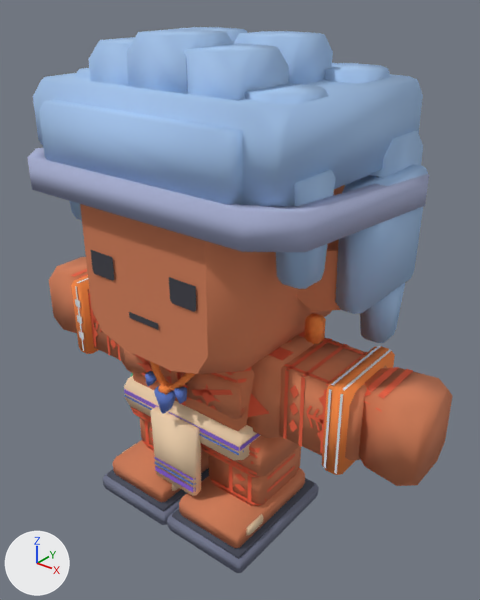
The glTF model Assets/TumbangPreso/Art/characters/persons/team-rafi.glb: old version first, new version second.
The view is the same before and after, from a 50 mm camera at (0.639, -0.737, 0.855) aimed at (0.013, 0.046, 0.369). Arrows for +X, +Y and +Z are at lower left; the lights stay in place. The first picture is the older version. Vertices at exactly the same position are counted once.

The first picture shows 'body-mesh', 'head-mesh'.
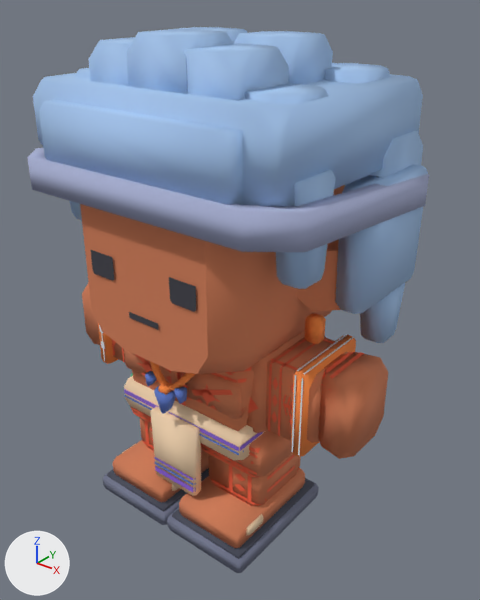
Location of each change, (x1, y1, x2, y2) in pixels of the pictures (480 x 600 px; the box of a moved part takes in the faces that stretch with it):
'body-mesh', reshaped (24% narrower, 8% shorter)
    before: (49, 257, 452, 573)
    after: (82, 282, 388, 573)
part 1 of me_body_mesh, moved or reshaped
    before: (279, 337, 387, 461)
    after: (266, 337, 348, 443)
part 2 of me_body_mesh, moved or reshaped
    before: (359, 368, 452, 486)
    after: (318, 352, 388, 459)
part 3 of me_body_mesh, moved or reshaped
    before: (247, 335, 314, 438)
    after: (247, 331, 305, 433)
part 4 of me_body_mesh, moved or reshaped
    before: (322, 346, 395, 475)
    after: (291, 335, 356, 457)
part 5 of me_body_mesh, moved or reshaped (mostly hidden afterwards)
    before: (88, 289, 119, 359)
    after: (113, 343, 125, 362)
part 6 of me_body_mesh, moved or reshaped
    before: (49, 257, 88, 333)
    after: (82, 282, 100, 345)
part 7 of me_body_mesh, moved or reshaped (not visible afterwards)
    before: (119, 345, 132, 372)
part 8 of me_body_mesh, moved or reshaped
    before: (71, 275, 98, 354)
    after: (98, 323, 118, 364)
part 9 of me_body_mesh, moved or reshaped (not visible afterwards)
    before: (269, 347, 294, 360)
part 10 of me_body_mesh, moved or reshaped
    before: (283, 370, 289, 439)
    after: (268, 364, 272, 431)
part 11 of me_body_mesh, moved or reshaped
    before: (286, 338, 332, 370)
    after: (270, 339, 306, 363)
part 12 of me_body_mesh, moved or reshaped (mostly hidden afterwards)
    before: (71, 269, 121, 361)
    after: (99, 325, 124, 362)
part 13 of me_body_mesh, moved or reshaped
    before: (247, 339, 413, 474)
    after: (248, 334, 364, 456)

The edits, one by one:
me_body_mesh is used by ob_body_mesh; location (0.0, 0.0, 0.0).
me_body_mesh had 3352 vertices, 3666 faces and spanned x -0.384..0.384, y -0.142..0.117, z 0.0..0.36.
me_body_mesh now has 3352 vertices, 3666 faces and spans x -0.285..0.285, y -0.142..0.117, z 0.0..0.36.
me_body_mesh part 1: the loose piece of 24 vertices spanning x 0.1..0.296, y -0.058..0.058, z 0.228..0.348 is scaled about its middle by (0.651, 1, 1), then moved by (-0.034, 0.0, 0.0).
me_body_mesh part 2: the loose piece of 24 vertices spanning x 0.286..0.384, y -0.05..0.058, z 0.226..0.35 is scaled about its middle by (0.651, 1, 1), then moved by (-0.082, 0.0, 0.0).
me_body_mesh part 3: the loose piece of 24 vertices spanning x 0.1..0.172, y -0.066..0.066, z 0.22..0.356 is scaled about its middle by (0.651, 1, 1), then moved by (-0.013, 0.0, 0.0).
me_body_mesh part 4: the loose piece of 24 vertices spanning x 0.256..0.286, y -0.07..0.07, z 0.217..0.359 is scaled about its middle by (0.651, 1, 1), then moved by (-0.06, 0.0, 0.0).
me_body_mesh part 5: the loose piece of 24 vertices spanning x -0.296..-0.1, y -0.058..0.058, z 0.228..0.348 is scaled about its middle by (0.651, 1, 1), then moved by (0.034, 0.0, 0.0).
me_body_mesh part 6: the loose piece of 24 vertices spanning x -0.384..-0.286, y -0.05..0.058, z 0.226..0.35 is scaled about its middle by (0.651, 1, 1), then moved by (0.082, 0.0, 0.0).
me_body_mesh part 7: the loose piece of 24 vertices spanning x -0.172..-0.1, y -0.066..0.066, z 0.22..0.356 is scaled about its middle by (0.651, 1, 1), then moved by (0.013, 0.0, 0.0).
me_body_mesh part 8: the loose piece of 24 vertices spanning x -0.286..-0.256, y -0.07..0.07, z 0.217..0.359 is scaled about its middle by (0.651, 1, 1), then moved by (0.06, 0.0, 0.0).
me_body_mesh part 9: the loose piece of 6 vertices spanning x 0.1..0.17, y -0.052..-0.024, z 0.357 is scaled about its middle by (0.651, 1, 1), then moved by (-0.012, 0.0, 0.0).
me_body_mesh part 10: the loose piece of 4 vertices spanning x 0.18..0.186, y -0.059, z 0.228..0.348 is moved by (-0.029, 0.0, 0.0).
me_body_mesh part 11: the loose piece of 4 vertices spanning x 0.18..0.186, y -0.058..0.058, z 0.349 is moved by (-0.029, 0.0, 0.0).
me_body_mesh part 12: 344 of the vertices in x -0.326..-0.102, y -0.072..0.069, z 0.22..0.36 are scaled about their middle by (0.651, 1, 1), then moved by (0.04, 0.0, 0.0).
me_body_mesh part 13: 318 of the vertices in x 0.109..0.326, y -0.071..0.069, z 0.22..0.36 are scaled about their middle by (0.651, 1, 1), then moved by (-0.041, 0.0, 0.0).
Other edits to the shape of me_body_mesh do not show in these pictures.
